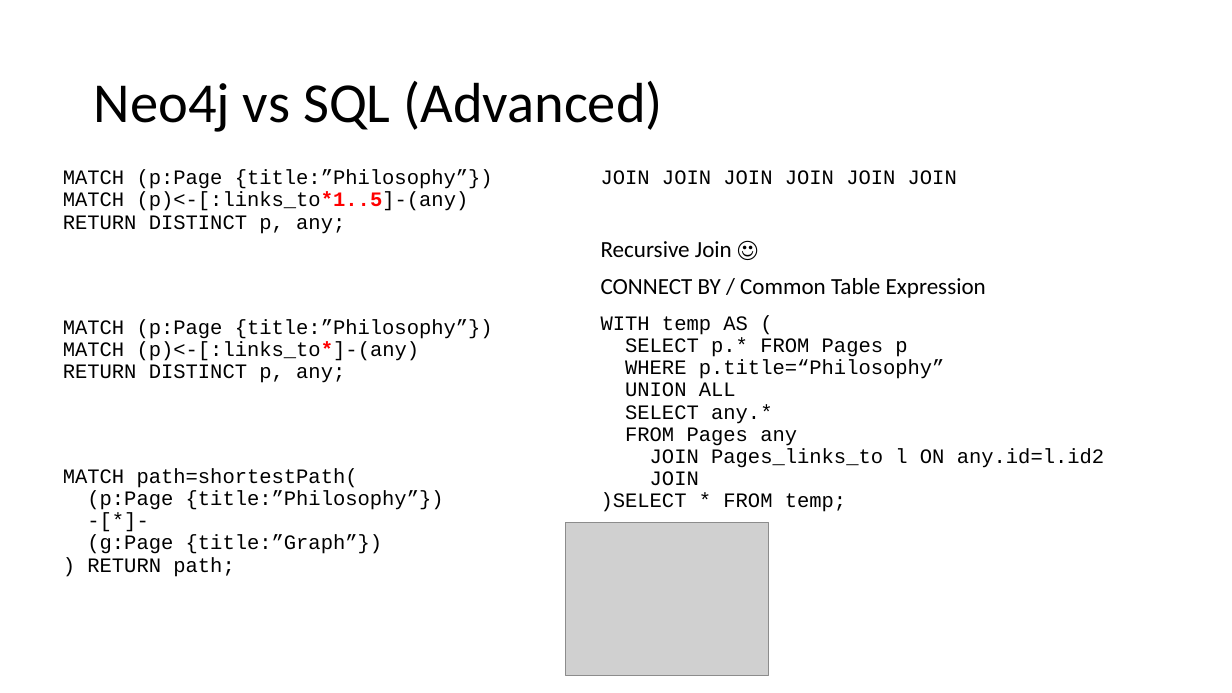
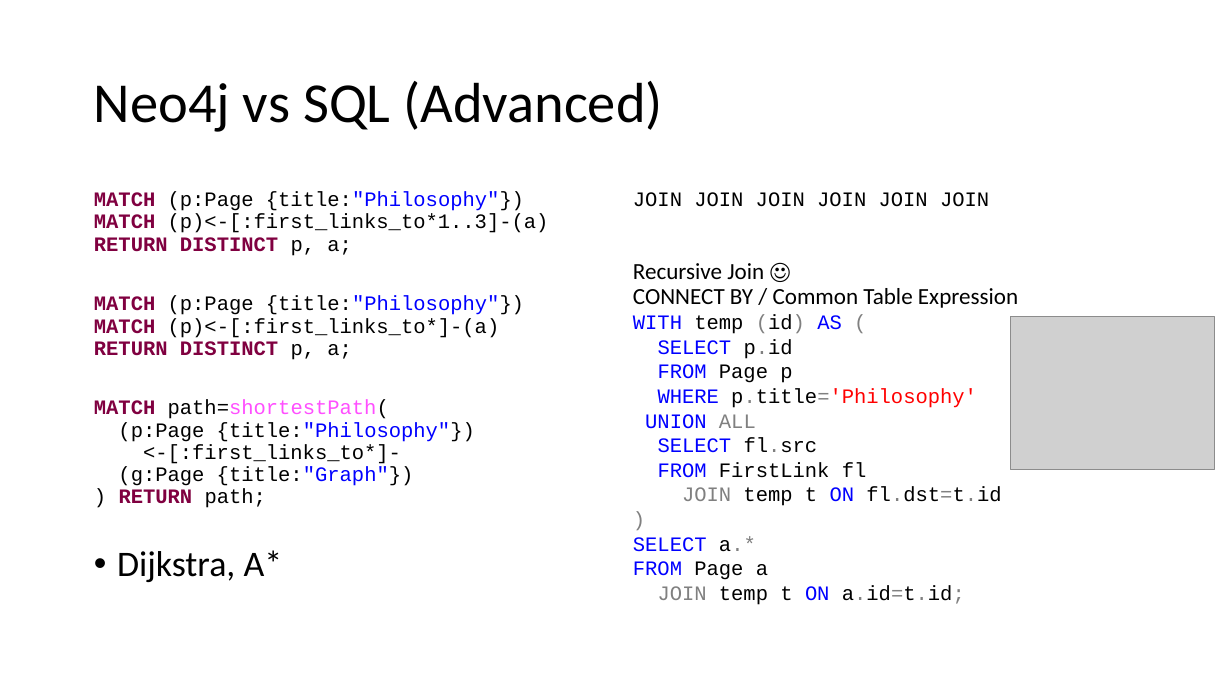
Before and after one commit to bernhardmgruber/philosophywiki, a slide deck: slide 7 of doc/presentation/Presentation.pptx (slide 6 before the commit). Drawn at 1232x693 pixels with LibreOffice and Linux fonts; fonts in the diff are those of the drawing; grey boxes stand for pictures. Boxes give left, top, right and bottom in pixels: in the first picture for what was removed or moved away, otherwise in the second. Text is boxed around its words. In the diff, an @@ line names an element or a change of style, - is before the commit and + after.

```diff
--- a/doc/presentation/Presentation.pptx
+++ b/doc/presentation/Presentation.pptx
@@ text at [94,192,549,582]: text changed @@
-MATCH (p:Page {title:”Philosophy”})
-MATCH (p)<-[:links_to*1..5]-(any)
-RETURN DISTINCT p, any;
-MATCH (p:Page {title:”Philosophy”})
-MATCH (p)<-[:links_to*]-(any)
-RETURN DISTINCT p, any;
-MATCH path=shortestPath(
-(p:Page {title:”Philosophy”})
--[*]-
-(g:Page {title:”Graph”})
-) RETURN path;
+MATCH (p:Page {title:"Philosophy"})
+MATCH (p)<-[:first_links_to*1..3]-(a)
+RETURN DISTINCT p, a;
+MATCH (p:Page {title:"Philosophy"})
+MATCH (p)<-[:first_links_to*]-(a)
+RETURN DISTINCT p, a;
+MATCH path=shortestPath(
+(p:Page {title:"Philosophy"})
+<-[:first_links_to*]-
+(g:Page {title:"Graph"})
+) RETURN path;
+• Dijkstra, A*
@@ text "JOIN JOIN JOIN JOIN JOIN ...": place and size @@
-text "JOIN JOIN JOIN JOIN JOIN ..." at [601,170,1104,512]
+text "JOIN JOIN JOIN JOIN JOIN ..." at [633,192,1018,605]
@@ text at [633,263,1018,605]: text changed @@
-Recursive Join ☺
-CONNECT BY / Common Table Expression
-WITH temp AS (
-SELECT p.* FROM Pages p
-WHERE p.title=“Philosophy”
-UNION ALL
-SELECT any.*
-FROM Pages any
-JOIN Pages_links_to l ON any.id=l.id2
-JOIN
-)SELECT * FROM temp;
+Recursive Join ☺
+CONNECT BY / Common Table Expression
+WITH temp (id) AS (
+SELECT p.id
+FROM Page p
+WHERE p.title='Philosophy'
+UNION ALL
+SELECT fl.src
+FROM FirstLink fl
+JOIN temp t ON fl.dst=t.id
+)
+SELECT a.*
+FROM Page a
+JOIN temp t ON a.id=t.id;
@@ picture: place and size @@
-picture at [566,522,769,675]
+picture at [1011,316,1214,469]
```
Also in this commit, not shown: 2 other slides changed, 1 slide added.
